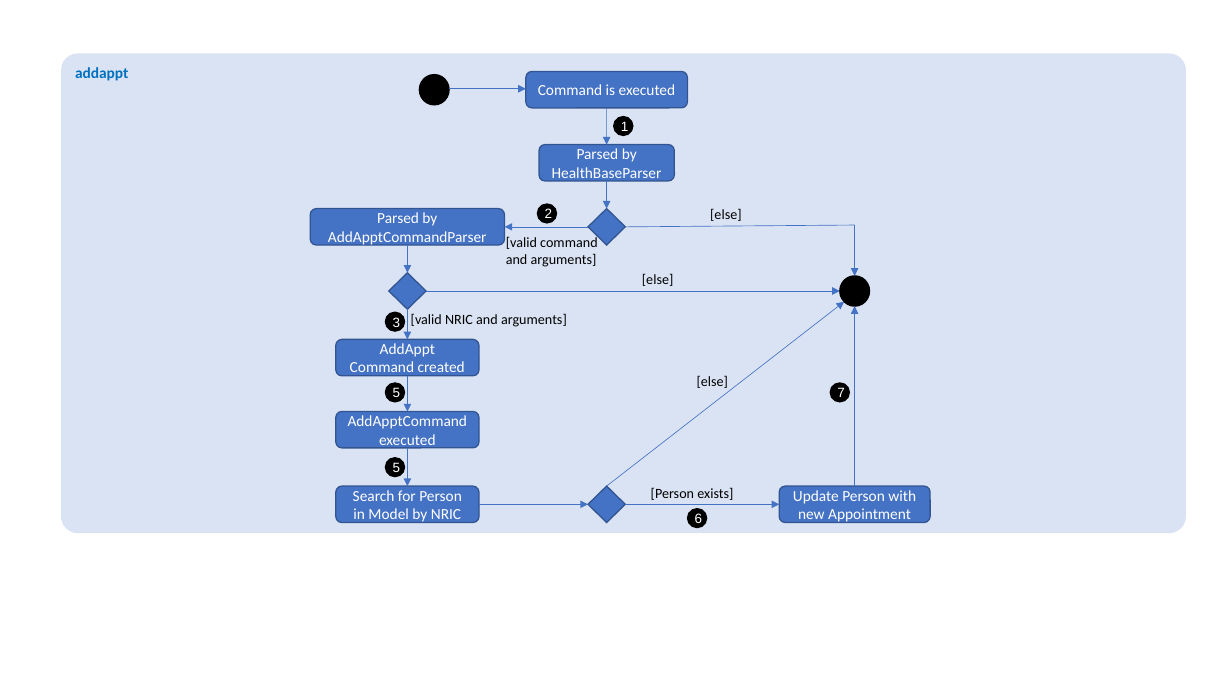
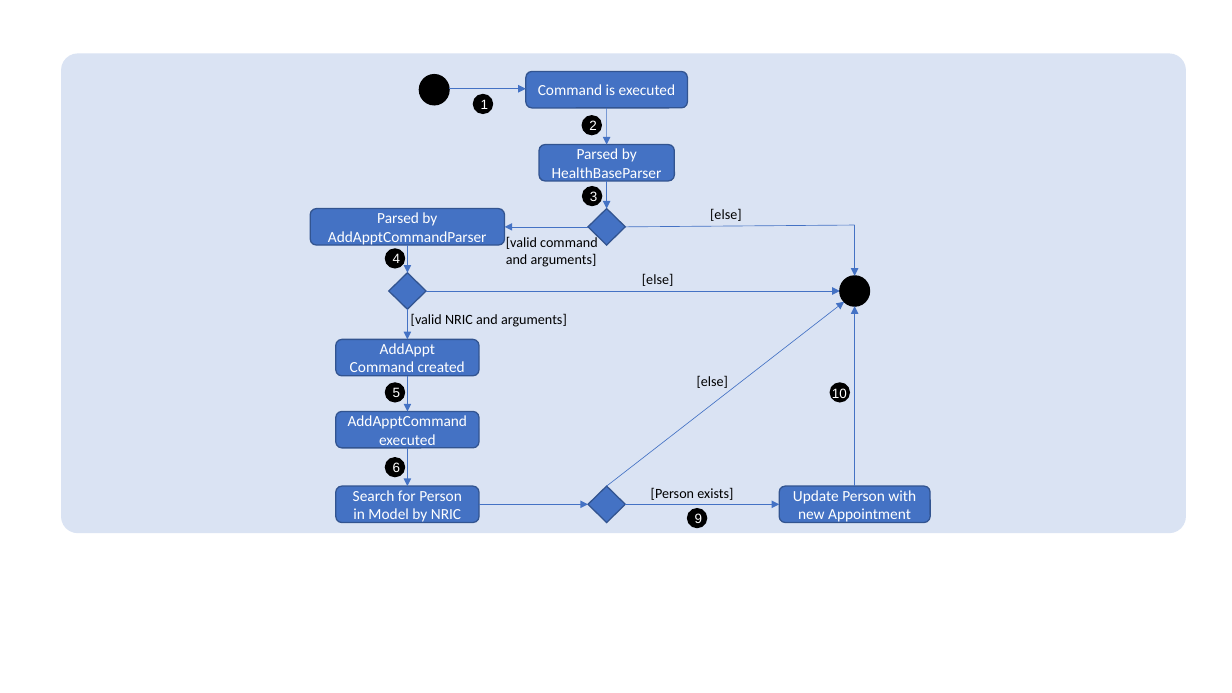
Before and after one commit to CS2103-AY1819S1-W14-3/main, a slide deck: slide 1 of docs/diagrams/AddapptActivityDiagram.pptx. Drawn at 1232x693 pixels with LibreOffice and Linux fonts; fonts in the diff are those of the drawing. Boxes give left, top, right and bottom in pixels: in the first picture for what was removed or moved away, otherwise in the second. Text is boxed around its words. In the diff, an @@ line names an element or a change of style, - is before the commit and + after.

```diff
--- a/docs/diagrams/AddapptActivityDiagram.pptx
+++ b/docs/diagrams/AddapptActivityDiagram.pptx
@@ text in rounded rectangle at (75,67,128,81): text removed @@
-addappt
@@ ellipse "1": place and size @@
-ellipse "1" at (614,116,633,136)
+ellipse "1" at (473,94,493,114)
@@ ellipse "2": place and size @@
-ellipse "2" at (538,204,557,224)
+ellipse "2" at (582,116,602,135)
@@ ellipse "3": place and size @@
-ellipse "3" at (385,312,405,332)
+ellipse "3" at (582,187,602,206)
@@ ellipse added at (385,249,405,268), fill #000000, outline #000000 1 pt, 10.5 pt, text #FFFFFF @@
+4
@@ text added at (832,388,847,401), 10.5 pt, text #FFFFFF @@
+10
@@ text in ellipse at (837,387,844,397): text removed @@
-7
@@ text in ellipse at (393,462,400,472): text changed @@
-5
+6
@@ text in ellipse at (695,513,702,523): text changed @@
-6
+9
```
Also in this commit, not shown: 4 other files.
